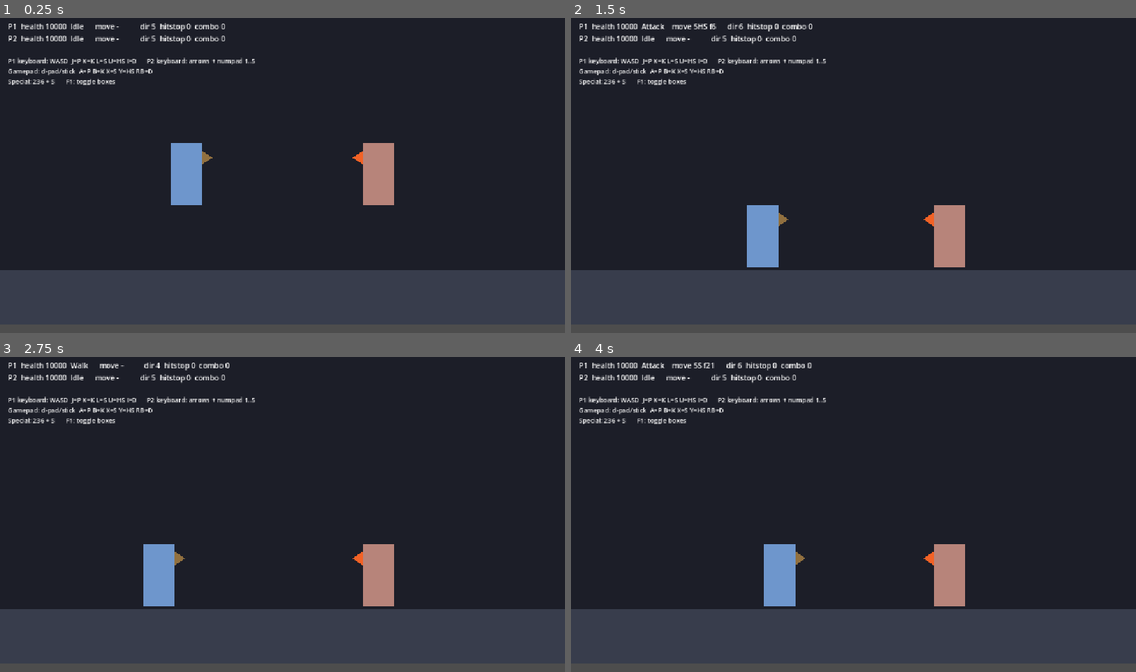
Above: before the commit, frames 1-4 (two rows, left to right).
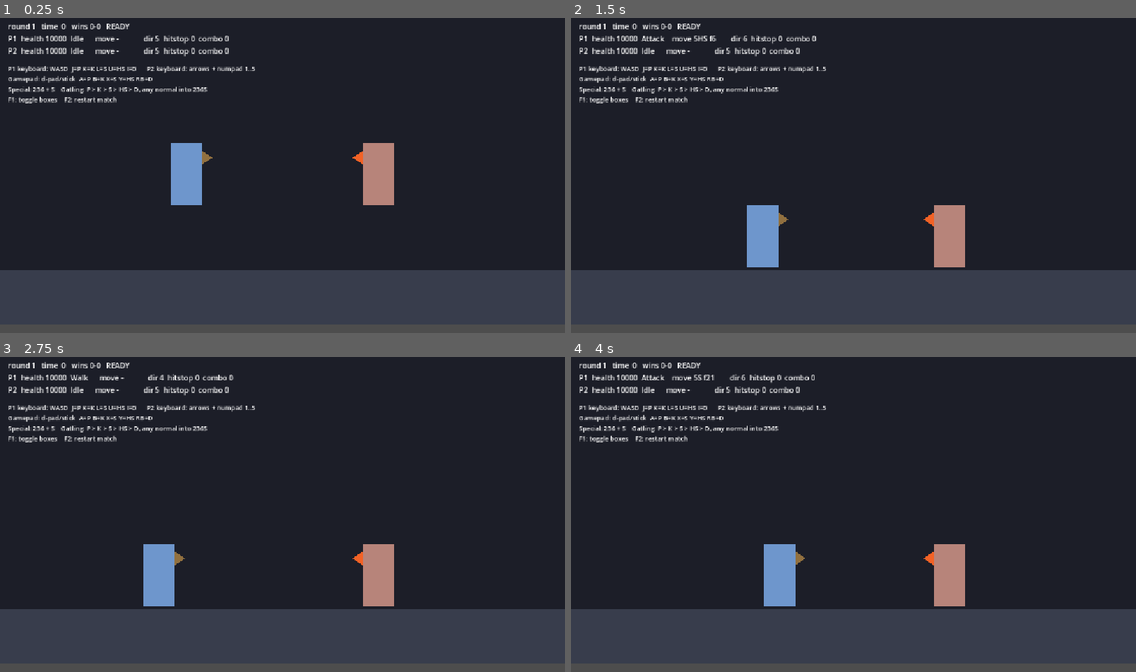
Above: after the commit, the same moments.

Repository: vitorrenansd/fightcore-godot
Game: Godot game, scene res://content/battle/training.tscn
Same seed, same stepped clock (60 frames per second), same inputs: the game is played once before the commit and once after it.
Inputs:
- Up to frame 1 (0.25 s): no input
- Up to frame 2 (1.5 s): tap Enter at 0.5 s; hold D (p1_right) from 0.53 s (still down); tap I (p1_d) at 0.6 s; tap W (p1_up) at 0.77 s; tap Space at 1.25 s; tap U (p1_hs) at 1.35 s
- Up to frame 3 (2.75 s): tap W (p1_up) at 1.52 s; tap Enter at 2 s; release D (p1_right) at 2.03 s; hold A (p1_left) from 2.03 s (still down); tap K (p1_k) at 2.1 s
- Up to frame 4 (4 s): release A (p1_left) at 2.78 s; hold D (p1_right) from 2.78 s (still down); tap J (p1_p) at 2.85 s; tap W (p1_up) at 3.02, 3.77 s; tap L (p1_s) at 3.6 s

The runs differ from the first frame. In frame 1, 2.9% of the frame differs, in the area x 1-46%, y 1-28%; in frame 2, 3.1%; in frame 3, 3.0%; in frame 4, 3.1%.
Error after the commit: Invalid call. Nonexistent function 'reset_round' in base 'Nil'. (res://engine/battle/round_manager.gd:95)

Commit message:
feat(content): rotas de cancel do dummy e HUD de round
Os sete golpes ganham nivel de gatling e classe. A sala de treino mostra
round, relogio, placar e o resultado da rodada, marca com C quando o
golpe esta na janela de cancel, e F2 reinicia a partida.

Diff:
--- a/content/battle/training.gd
+++ b/content/battle/training.gd
@@ -5,39 +5,79 @@
 ## Keyboard P1: WASD to move, J=P K=K L=S U=HS I=D
 ## Keyboard P2: arrows to move, numpad 1..5
 ## Gamepad:     d-pad or stick, A=P B=K X=S Y=HS RB=D
-## F1 toggles the box overlay.
+## F1 toggles the box overlay, F2 restarts the match.
 
 const TEAM_COLORS: Array[Color] = [Color(0.6, 0.8, 1.0), Color(1.0, 0.7, 0.6)]
 
+const PHASE_NAMES: Dictionary = {
+	RoundManager.Phase.INTRO: "READY",
+	RoundManager.Phase.FIGHT: "FIGHT",
+	RoundManager.Phase.ROUND_END: "ROUND OVER",
+	RoundManager.Phase.MATCH_END: "MATCH OVER",
+}
+
+const REASON_NAMES: Dictionary = {
+	RoundManager.EndReason.KO: "KO",
+	RoundManager.EndReason.TIMEOUT: "TIME OVER",
+	RoundManager.EndReason.DRAW: "DRAW",
+}
+
 @onready var battle: BattleManager = $Battle
+@onready var rounds: RoundManager = $Rounds
 @onready var boxes: DebugBoxRenderer = $DebugBoxes
 @onready var readout: Label = $HUD/Readout
+@onready var banner: Label = $HUD/Banner
+
+var _last_result: String = ""
 
 
 func _ready() -> void:
 	for index in battle.fighters.size():
 		var fighter := battle.fighters[index]
 		fighter.visuals.modulate = TEAM_COLORS[index % TEAM_COLORS.size()]
+	rounds.round_ended.connect(_on_round_ended)
+	rounds.match_ended.connect(_on_match_ended)
+	rounds.round_started.connect(func(_number: int) -> void: _last_result = "")
 
 
 func _unhandled_key_input(event: InputEvent) -> void:
-	if event is InputEventKey and event.pressed and event.keycode == KEY_F1:
-		boxes.enabled = not boxes.enabled
+	if not (event is InputEventKey and event.pressed):
+		return
+	match (event as InputEventKey).keycode:
+		KEY_F1:
+			boxes.enabled = not boxes.enabled
+		KEY_F2:
+			rounds.start_match()
 
 
 func _physics_process(_delta: float) -> void:
-	var lines: PackedStringArray = []
+	var lines: PackedStringArray = [_describe_round()]
 	for index in battle.fighters.size():
 		lines.append(_describe(battle.fighters[index], index))
 	readout.text = "\n".join(lines)
+	banner.text = _last_result
+
+
+func _describe_round() -> String:
+	return "round %d   time %2d   wins %d-%d   %s" % [
+		rounds.round_number,
+		rounds.get_seconds_left(),
+		rounds.get_wins(0),
+		rounds.get_wins(1),
+		PHASE_NAMES.get(rounds.phase, "-"),
+	]
 
 
 func _describe(fighter: Fighter, index: int) -> String:
 	var manager := fighter.hitbox_manager
 	var attack_info := "-"
 	if manager.is_attacking():
-		attack_info = "%s f%d" % [manager.current_attack.attack_id, manager.attack_frame]
-	return "P%d  health %5d  %-8s  move %-10s  dir %d  hitstop %d  combo %d" % [
+		attack_info = "%s f%d%s" % [
+			manager.current_attack.attack_id,
+			manager.attack_frame,
+			" C" if manager.is_in_cancel_window() else "",
+		]
+	return "P%d  health %5d  %-8s  move %-12s  dir %d  hitstop %d  combo %d" % [
 		index + 1,
 		fighter.health,
 		fighter.state_machine.current_state.name if fighter.state_machine.current_state else "-",
@@ -46,3 +86,18 @@
 		fighter.hitstop_frames,
 		fighter.combo_hits,
 	]
+
+
+func _on_round_ended(winner_team: int, reason: RoundManager.EndReason) -> void:
+	var label: String = REASON_NAMES.get(reason, "-")
+	if winner_team == RoundManager.NO_WINNER:
+		_last_result = "%s - DRAW" % label
+	else:
+		_last_result = "%s - P%d WINS THE ROUND" % [label, winner_team + 1]
+
+
+func _on_match_ended(winner_team: int) -> void:
+	if winner_team == RoundManager.NO_WINNER:
+		_last_result = "MATCH DRAW        F2 to restart"
+	else:
+		_last_result = "P%d WINS THE MATCH        F2 to restart" % [winner_team + 1]
--- a/content/battle/training.tscn
+++ b/content/battle/training.tscn
@@ -5,6 +5,7 @@
 [ext_resource type="Script" path="res://engine/battle/battle_manager.gd" id="3_battle"]
 [ext_resource type="PackedScene" uid="uid://c3e4elfni34m2" path="res://content/fighters/training_dummy/fighter.tscn" id="4_fighter"]
 [ext_resource type="Script" path="res://engine/debug/box_renderer.gd" id="5_boxes"]
+[ext_resource type="Script" path="res://engine/battle/round_manager.gd" id="6_rounds"]
 
 [node name="Training" type="Node2D"]
 script = ExtResource("1_training")
@@ -15,6 +16,12 @@
 script = ExtResource("3_battle")
 fighter_scenes = Array[PackedScene]([ExtResource("4_fighter"), ExtResource("4_fighter")])
 spawn_positions = Array[Vector2]([Vector2(-140, 0), Vector2(140, 0)])
+
+[node name="Rounds" type="Node" parent="."]
+script = ExtResource("6_rounds")
+battle = NodePath("../Battle")
+round_seconds = 99
+rounds_to_win = 2
 
 [node name="DebugBoxes" type="Node2D" parent="."]
 script = ExtResource("5_boxes")
@@ -30,15 +37,24 @@
 offset_left = 16.0
 offset_top = 12.0
 offset_right = 800.0
-offset_bottom = 80.0
+offset_bottom = 96.0
 theme_override_font_sizes/font_size = 15
+
+[node name="Banner" type="Label" parent="HUD"]
+anchors_preset = 10
+anchor_right = 1.0
+offset_top = 150.0
+offset_bottom = 180.0
+theme_override_font_sizes/font_size = 22
+horizontal_alignment = 1
 
 [node name="Help" type="Label" parent="HUD"]
 offset_left = 16.0
-offset_top = 84.0
+offset_top = 100.0
 offset_right = 900.0
-offset_bottom = 140.0
+offset_bottom = 156.0
 theme_override_font_sizes/font_size = 13
 text = "P1 keyboard: WASD  J=P K=K L=S U=HS I=D      P2 keyboard: arrows + numpad 1..5
 Gamepad: d-pad/stick  A=P B=K X=S Y=HS RB=D
-Special: 236 + S       F1: toggle boxes"
+Special: 236 + S    Gatling: P > K > S > HS > D, any normal into 236S
+F1: toggle boxes    F2: restart match"
--- a/content/fighters/training_dummy/moves/236s.tres
+++ b/content/fighters/training_dummy/moves/236s.tres
@@ -21,6 +21,8 @@
 active_frames = 6
 recovery_frames = 26
 hitboxes = Array[ExtResource("1_p0xmb")]([SubResource("Resource_n4i3n")])
+cancel_type = 1
+cancel_into_types = 4
 damage = 900
 chip_damage = 90
 hitstun = 24
--- a/content/fighters/training_dummy/moves/2k.tres
+++ b/content/fighters/training_dummy/moves/2k.tres
@@ -20,6 +20,8 @@
 startup_frames = 6
 recovery_frames = 10
 hitboxes = Array[ExtResource("1_i27v6")]([SubResource("Resource_b52po")])
+cancel_into_types = 7
+cancel_level = 1
 damage = 350
 chip_damage = 35
 guard = 2
--- a/content/fighters/training_dummy/moves/5d.tres
+++ b/content/fighters/training_dummy/moves/5d.tres
@@ -21,6 +21,8 @@
 active_frames = 4
 recovery_frames = 20
 hitboxes = Array[ExtResource("1_v3vlj")]([SubResource("Resource_xxd6m")])
+cancel_into_types = 7
+cancel_level = 4
 damage = 600
 chip_damage = 60
 guard = 1
--- a/content/fighters/training_dummy/moves/5hs.tres
+++ b/content/fighters/training_dummy/moves/5hs.tres
@@ -21,6 +21,8 @@
 active_frames = 5
 recovery_frames = 22
 hitboxes = Array[ExtResource("1_2ta0j")]([SubResource("Resource_rtbfg")])
+cancel_into_types = 7
+cancel_level = 3
 damage = 1000
 chip_damage = 100
 hitstun = 22
--- a/content/fighters/training_dummy/moves/5k.tres
+++ b/content/fighters/training_dummy/moves/5k.tres
@@ -20,6 +20,8 @@
 startup_frames = 6
 recovery_frames = 11
 hitboxes = Array[ExtResource("1_vq8ad")]([SubResource("Resource_7pqgw")])
+cancel_into_types = 7
+cancel_level = 1
 damage = 450
 chip_damage = 45
 blockstun = 11
--- a/content/fighters/training_dummy/moves/5p.tres
+++ b/content/fighters/training_dummy/moves/5p.tres
@@ -20,6 +20,7 @@
 startup_frames = 4
 recovery_frames = 8
 hitboxes = Array[ExtResource("1_hxv4a")]([SubResource("Resource_8godm")])
+cancel_into_types = 7
 damage = 300
 chip_damage = 30
 hitstun = 14
--- a/content/fighters/training_dummy/moves/5s.tres
+++ b/content/fighters/training_dummy/moves/5s.tres
@@ -21,6 +21,8 @@
 active_frames = 4
 recovery_frames = 16
 hitboxes = Array[ExtResource("1_srgm5")]([SubResource("Resource_isjhq")])
+cancel_into_types = 7
+cancel_level = 2
 damage = 700
 chip_damage = 70
 hitstun = 19
